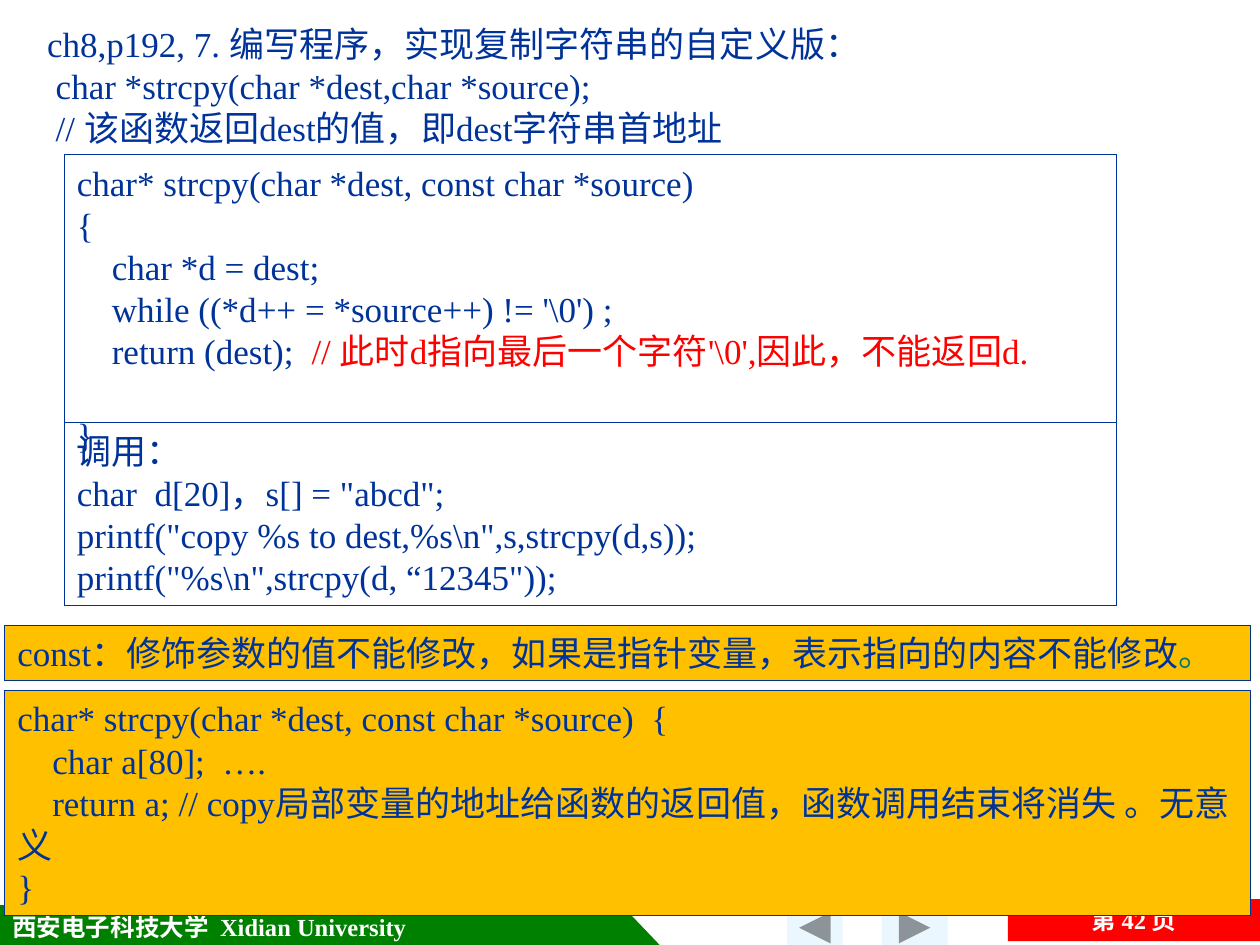
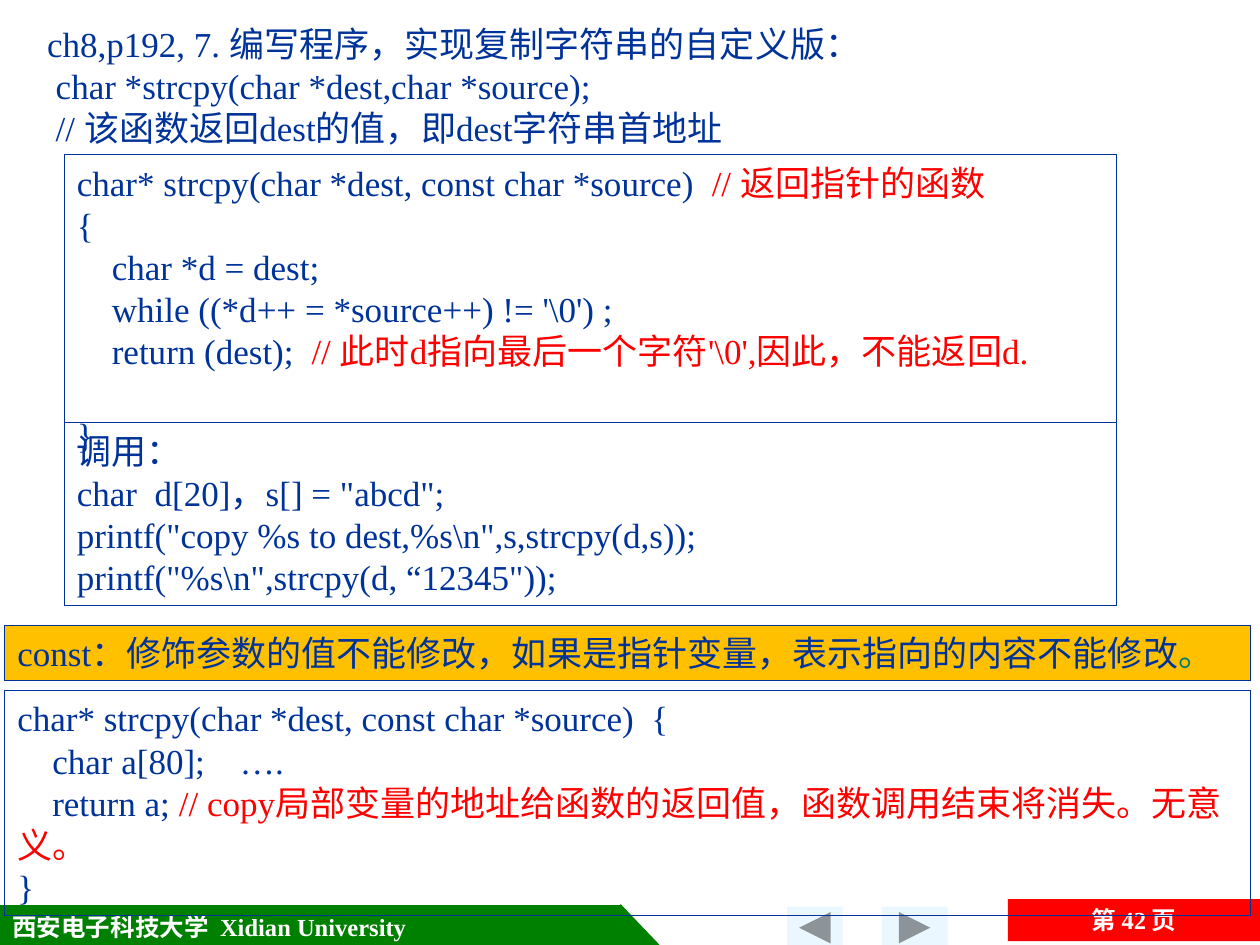
Before and after one commit to jtrfid/C-Repositories, a slide deck: slide 42 of 2016/C语言/课件/第8章 指针.pptx. Drawn at 1260x945 pixels with LibreOffice and Linux fonts; fonts in the diff are those of the drawing. Boxes give left, top, right and bottom in pixels: in the first picture for what was removed or moved away, otherwise in the second. Text is boxed around its words. In the diff, an @@ line names an element or a change of style, - is before the commit and + after.

```diff
--- a/2016/C语言/课件/第8章 指针.pptx
+++ b/2016/C语言/课件/第8章 指针.pptx
@@ text in rectangle at box(77, 166, 985, 203): text changed @@
-char* strcpy(char *dest, const char *source)
+char* strcpy(char *dest, const char *source) // 返回指针的函数
@@ rectangle "char* strcpy(char *dest, const char ..." at box(5, 690, 1250, 915): fill #FFC000 to none @@
@@ text in rectangle at box(17, 788, 1222, 861): text changed; text colour #003399 to #FF0000 @@
-return a; // copy局部变量的地址给函数的返回值，函数调用结束将消失 。无意义
+return a; // copy局部变量的地址给函数的返回值，函数调用结束将消失。无意义。
@@ page number: place and size @@
-page number at box(1092, 910, 1177, 935)
+page number at box(1008, 900, 1260, 941)
```
Also in this commit, not shown: 1 other slide changed, 2 slides added, 8 other files.
